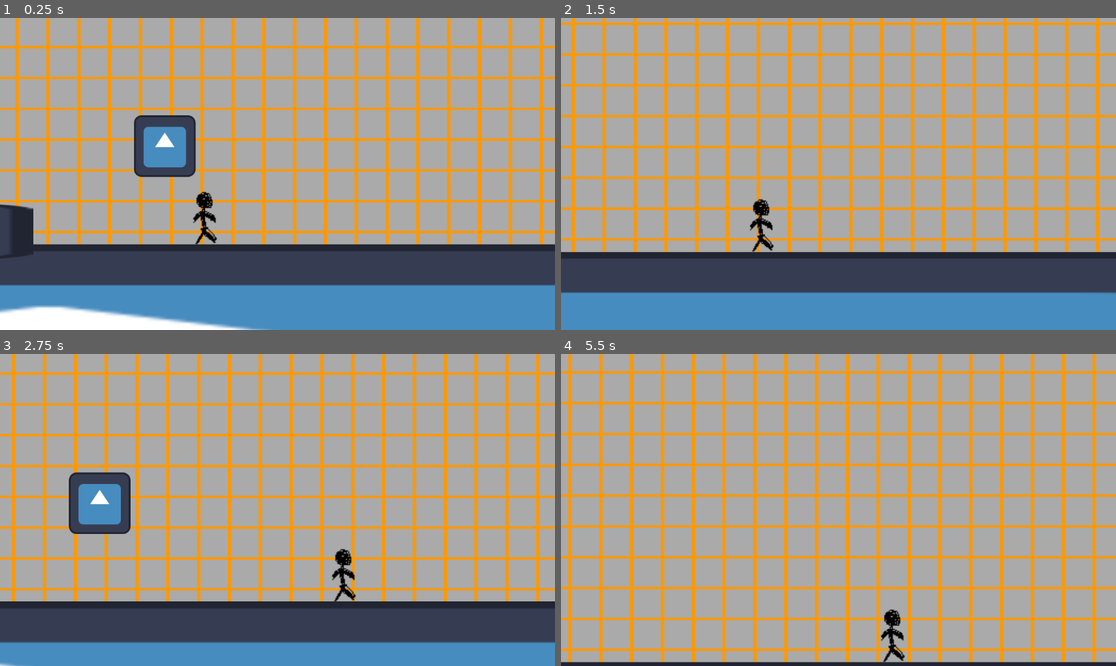
Above: before the commit, frames 1-4 (two rows, left to right).
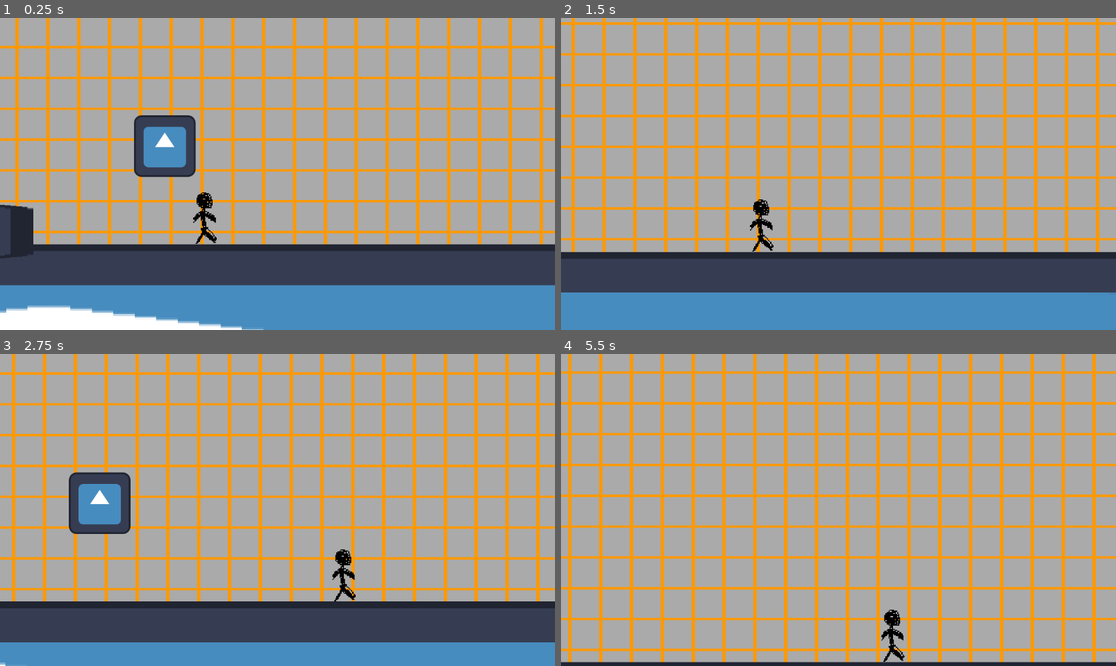
Above: after the commit, the same moments.

Repository: xelaxefensor/Maturitni-prace-Vyvoj-v-hernim-enginu
Game: Godot game, scene res://test_01.tscn
Same seed, same stepped clock (60 frames per second), same inputs: the game is played once before the commit and once after it. The engine's default icon, where the game draws it, is replaced by a stand-in: a white triangle on a blue panel in a dark square.
Inputs (mouse positions are in pixels of both pictures, inside the frame that each line leads up to):
- Up to frame 1 (0.25 s): no input
- Up to frame 2 (1.5 s): tap Enter at 0.5 s; move the mouse to (960, 158) at 0.52 s; press the mouse at (960, 158) at 0.53 s; hold Right (move_right) from 0.53 s (still down); tap Up (move_up) at 0.77 s; move the mouse to (727, 189) at 1.27 s; release the mouse at (727, 189) at 1.28 s; right-click (727, 189) at 1.35 s
- Up to frame 3 (2.75 s): tap Up (move_up) at 1.52 s; click (166, 525) at 1.55 s; move the mouse to (333, 441) at 2.02 s; release Right (move_right) at 2.03 s; hold Left (move_left) from 2.03 s (still down); hold Shift (move_run) from 2.03 s (still down); click (333, 441) at 2.3 s
- Up to frame 4 (5.5 s): move the mouse to (810, 572) at 2.77 s; release Left (move_left) at 2.78 s; release Shift (move_run) at 2.78 s; hold Right (move_right) 2.78-4.28 s; click (810, 572) at 2.85 s; tap Up (move_up) at 3.02, 3.77, 4.52 s; move the mouse to (1005, 556) at 3.52 s; press the mouse at (1005, 556) at 3.53 s; tap R (reload, bound only after the commit) at 4.15 s; move the mouse to (672, 463) at 4.27 s; release the mouse at (672, 463) at 4.28 s; hold Left (move_left) 4.28-5.03 s; right-click (672, 463) at 4.35 s; click (672, 463) at 4.55 s; move the mouse to (866, 510) at 5.02 s; hold Right (move_right) from 5.03 s (still down); hold Shift (move_run) from 5.03 s (still down); click (866, 510) at 5.3 s

The runs differ from the first frame. In frame 1, 0.4% of the frame differs, in the area x 0-49%, y 55-100%; in frame 2, 4.9%; in frame 3, 0.6%; in frame 4, 6.1%, in the area x 0-100%, y 0-99%.

Commit message:
Revert "Revert "Merge branch 'main' of https://github.com/SkeletoMukit/Maturitni-prace-Vyvoj-v-hernim-enginu""
This reverts commit ed00c2fb33e623c0d16cc5ad2d09edf857c45243.

Diff:
--- /dev/null
+++ b/Maturitní práce - Hra/bullet.gd
@@ -0,0 +1,21 @@
+extends RigidBody2D
+
+var dmg
+var startForce
+
+# Called when the node enters the scene tree for the first time.
+func _ready():
+	apply_impulse(startForce,Vector2(0,0))
+
+
+# Called every frame. 'delta' is the elapsed time since the previous frame.
+func _process(delta):
+	pass
+
+func innitialize(position, startForce):
+	self.position=position
+	self.startForce = startForce
+
+
+func _on_despawn_timer_timeout():
+	self.queue_free()
--- /dev/null
+++ b/Maturitní práce - Hra/bullet.tscn
@@ -0,0 +1,27 @@
+[gd_scene load_steps=4 format=3 uid="uid://co2pm4rcpauxu"]
+
+[ext_resource type="Script" path="res://bullet.gd" id="1_ci0aa"]
+[ext_resource type="Texture2D" uid="uid://cpcsb6tybsnoc" path="res://sprites/player.png" id="2_u4jlw"]
+
+[sub_resource type="CircleShape2D" id="CircleShape2D_voabg"]
+radius = 13.0096
+
+[node name="Bullet" type="RigidBody2D"]
+script = ExtResource("1_ci0aa")
+
+[node name="CollisionShape2D" type="CollisionShape2D" parent="."]
+position = Vector2(0, -0.5)
+shape = SubResource("CircleShape2D_voabg")
+
+[node name="Sprite2D" type="Sprite2D" parent="."]
+position = Vector2(2.305, 1.095)
+rotation = 1.55509
+scale = Vector2(1.165, 0.46)
+texture = ExtResource("2_u4jlw")
+
+[node name="DespawnTimer" type="Timer" parent="."]
+wait_time = 5.0
+one_shot = true
+autostart = true
+
+[connection signal="timeout" from="DespawnTimer" to="." method="_on_despawn_timer_timeout"]
--- /dev/null
+++ b/Maturitní práce - Hra/player_camera.tscn
@@ -0,0 +1,17 @@
+[gd_scene load_steps=2 format=3 uid="uid://col2wvf22j34s"]
+
+[ext_resource type="Script" path="res://PlayerCamera.gd" id="1_q7a1d"]
+
+[node name="Camera2D" type="Camera2D"]
+offset = Vector2(0, -150)
+position_smoothing_enabled = true
+position_smoothing_speed = 3.0
+rotation_smoothing_enabled = true
+rotation_smoothing_speed = 3.0
+script = ExtResource("1_q7a1d")
+
+[node name="ResetTimer" type="Timer" parent="."]
+wait_time = 2.0
+one_shot = true
+
+[connection signal="timeout" from="ResetTimer" to="." method="_on_reset_timer_timeout"]
--- a/Maturitní práce - Hra/project.godot
+++ b/Maturitní práce - Hra/project.godot
@@ -66,7 +66,21 @@
 , Object(InputEventJoypadButton,"resource_local_to_scene":false,"resource_name":"","device":-1,"button_index":2,"pressure":0.0,"pressed":true,"script":null)
 ]
 }
+fire={
+"deadzone": 0.5,
+"events": [Object(InputEventMouseButton,"resource_local_to_scene":false,"resource_name":"","device":-1,"window_id":0,"alt_pressed":false,"shift_pressed":false,"ctrl_pressed":false,"meta_pressed":false,"button_mask":0,"position":Vector2(0, 0),"global_position":Vector2(0, 0),"factor":1.0,"button_index":1,"canceled":false,"pressed":false,"double_click":false,"script":null)
+]
+}
+reload={
+"deadzone": 0.5,
+"events": [Object(InputEventKey,"resource_local_to_scene":false,"resource_name":"","device":-1,"window_id":0,"alt_pressed":false,"shift_pressed":false,"ctrl_pressed":false,"meta_pressed":false,"pressed":false,"keycode":0,"physical_keycode":82,"key_label":0,"unicode":114,"echo":false,"script":null)
+]
+}
 
 [physics]
 
 2d/default_gravity=2000.0
+
+[rendering]
+
+textures/canvas_textures/default_texture_filter=0
--- /dev/null
+++ b/Maturitní práce - Hra/weapon.gd
@@ -0,0 +1,62 @@
+extends Node2D
+
+var magSize = 20
+var ammoSize = 120
+var magCount
+var ammoCount
+
+var bulletSpawn
+var reloadTimer
+var fireRateTimer
+
+var fireRateZero
+
+var bulletForce = 3000
+var reloading = false
+
+# Called when the node enters the scene tree for the first time.
+func _ready():
+	magCount=magSize
+	ammoCount=ammoSize
+
+	bulletSpawn = get_node("BulletSpawn")
+	reloadTimer = get_node("ReloadTimer")
+	fireRateTimer = get_node("FireRateTimer")
+
+
+# Called every frame. 'delta' is the elapsed time since the previous frame.
+func _process(delta):
+	if Input.is_action_pressed("fire") && fireRateZero==true && magCount > 0 && reloading == false:
+		var bullet = preload("res://bullet.tscn").instantiate()
+		bullet.innitialize(bulletSpawn.global_position,Vector2(bulletForce,0))
+		get_node("/root").add_child(bullet)
+
+		magCount -= 1
+
+		fireRateZero = false
+		fireRateTimer.start()
+
+		print("Mag: ", magCount)
+		print("Ammo: ", ammoCount)
+
+
+func _on_fire_rate_timer_timeout():
+	fireRateZero = true
+
+func _input(event):
+	if event.is_action_pressed("reload"):
+		print("reloading")
+		reloadTimer.start()
+		reloading = true
+
+
+func _on_reload_timer_timeout():
+	var ghostBullets = clamp(ammoCount,0,magSize-magCount)
+	magCount += ghostBullets
+	ammoCount -= ghostBullets
+
+	print("done")
+	print("Mag: ", magCount)
+	print("Ammo: ", ammoCount)
+
+	reloading = false
--- a/Maturitní práce - Hra/weapon_1.tscn
+++ b/Maturitní práce - Hra/weapon_1.tscn
@@ -1,3 +1,24 @@
-[gd_scene format=3 uid="uid://cks1e88uoy31b"]
+[gd_scene load_steps=3 format=3 uid="uid://cks1e88uoy31b"]
 
-[node name="weapon1" type="Node2D"]
+[ext_resource type="Script" path="res://weapon.gd" id="1_ba2g6"]
+[ext_resource type="Texture2D" uid="uid://c7q88s7ri1qyc" path="res://sprites/gun.png" id="1_joju6"]
+
+[node name="Weapon" type="Node2D"]
+script = ExtResource("1_ba2g6")
+
+[node name="Sprite2D" type="Sprite2D" parent="."]
+texture = ExtResource("1_joju6")
+
+[node name="BulletSpawn" type="Node2D" parent="."]
+position = Vector2(30, -6)
+
+[node name="ReloadTimer" type="Timer" parent="."]
+one_shot = true
+
+[node name="FireRateTimer" type="Timer" parent="."]
+wait_time = 0.02
+one_shot = true
+autostart = true
+
+[connection signal="timeout" from="ReloadTimer" to="." method="_on_reload_timer_timeout"]
+[connection signal="timeout" from="FireRateTimer" to="." method="_on_fire_rate_timer_timeout"]
Binary file added: Maturitní práce - Hra/sprites/gun.png
Not shown, added: Maturitní práce - Hra/sprites/gun.png.import
Not shown, added: .~lock.tusl_osnova_MP.odt#
